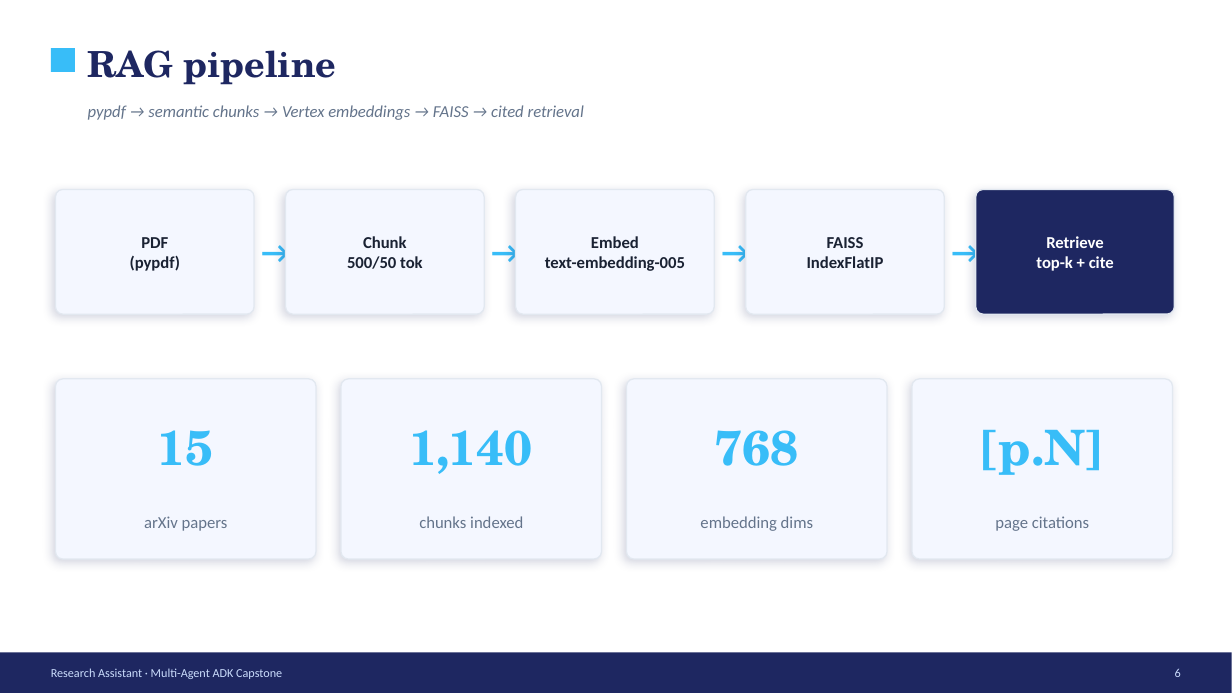
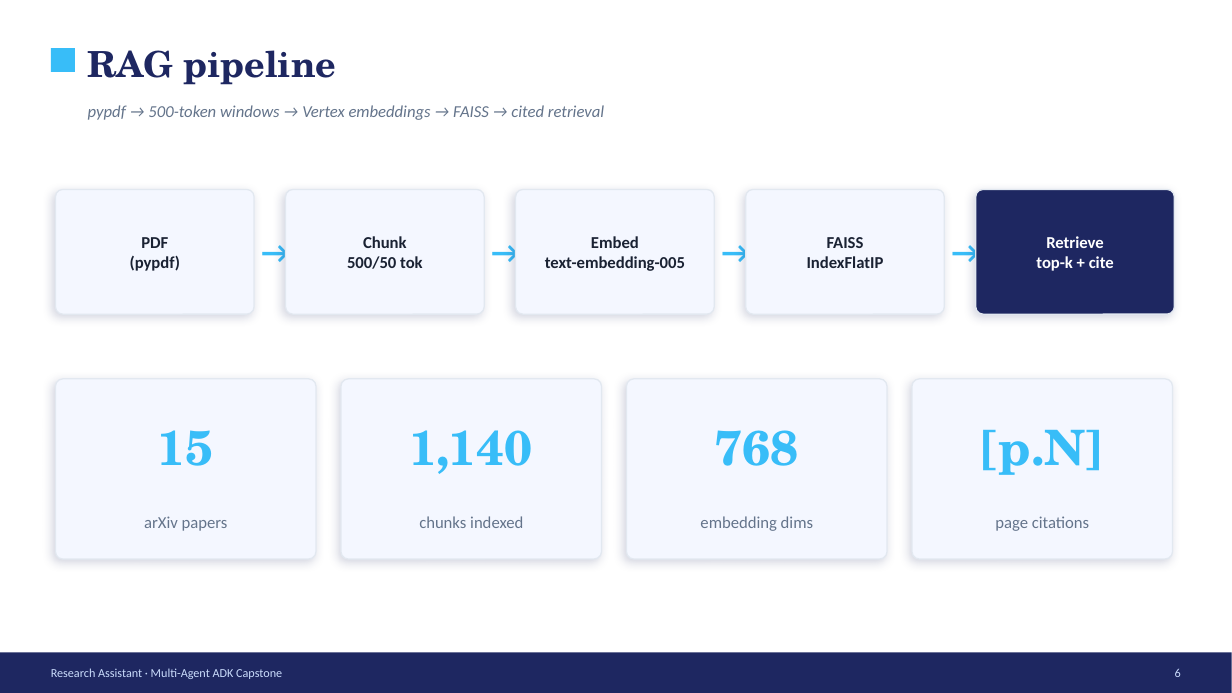
Before and after one commit to ZMalick/class-notes-rag, a slide deck: slide 6 of docs/Research-Assistant-Capstone.pptx. Drawn at 1232x693 pixels with LibreOffice and Linux fonts; fonts in the diff are those of the drawing. Boxes give left, top, right and bottom in pixels: in the first picture for what was removed or moved away, otherwise in the second. Text is boxed around its words. In the diff, an @@ line names an element or a change of style, - is before the commit and + after.

```diff
--- a/docs/Research-Assistant-Capstone.pptx
+++ b/docs/Research-Assistant-Capstone.pptx
@@ text at [88, 105, 604, 120]: text changed @@
-pypdf → semantic chunks → Vertex embeddings → FAISS → cited retrieval
+pypdf → 500-token windows → Vertex embeddings → FAISS → cited retrieval
```
Also in this commit, not shown: 1 other slide changed, 19 other files.
